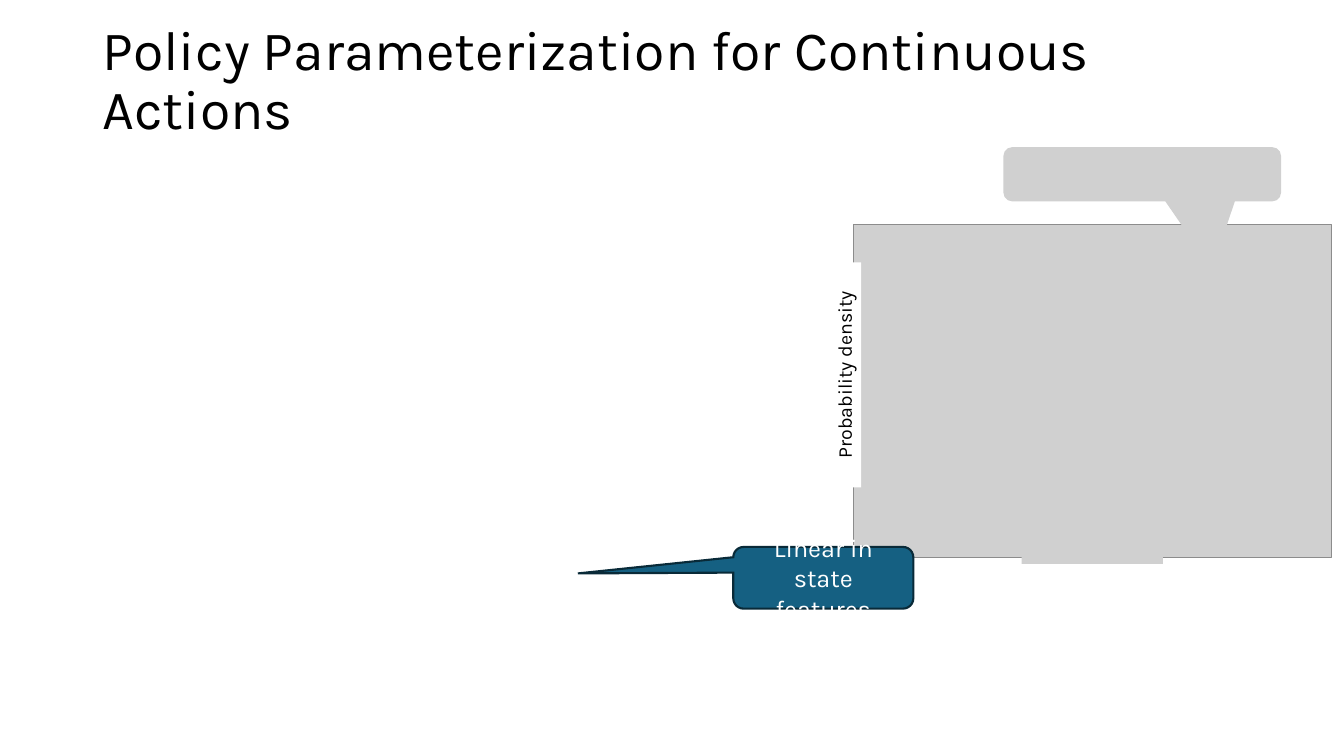
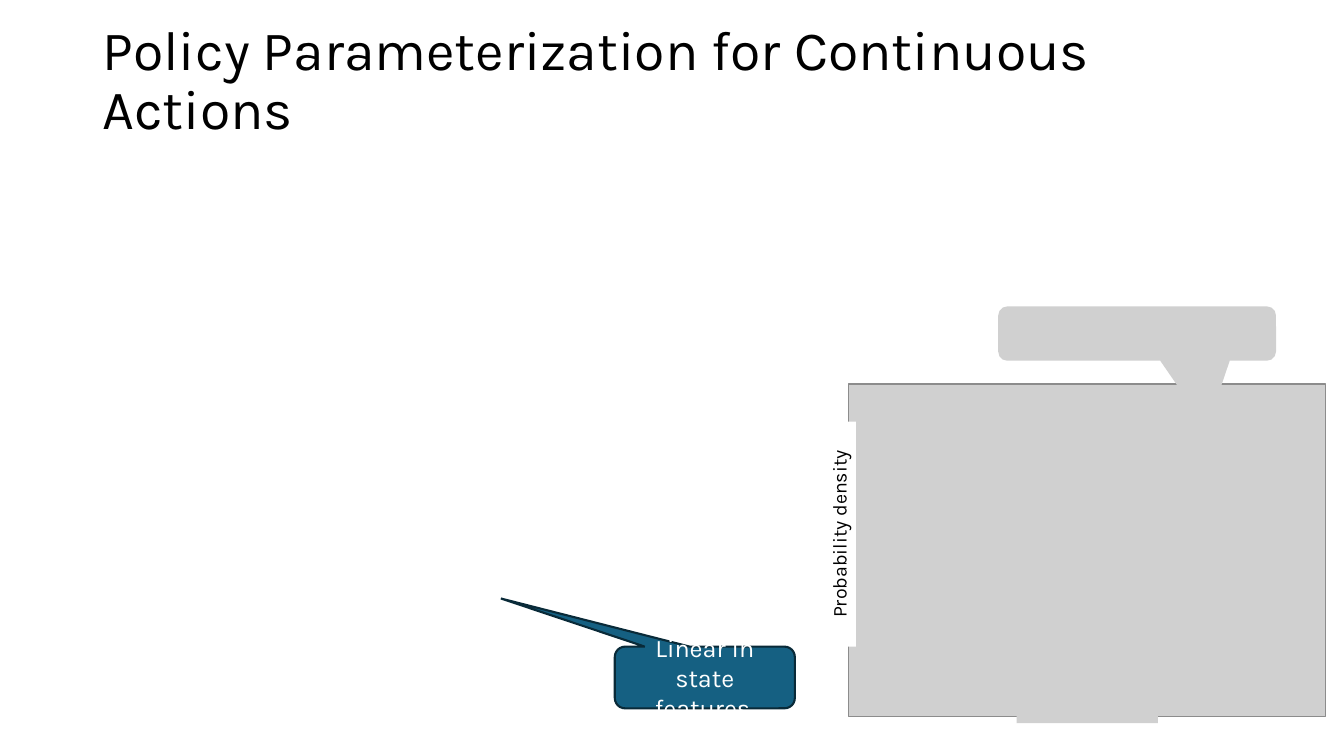
Before and after one commit to mhahsler/Introduction_to_Reinforcement_Learning, a slide deck: slide 17 of slides/Lecture_Chapter13.pptx (slide 15 before the commit). Drawn at 1344x756 pixels with LibreOffice and Linux fonts; fonts in the diff are those of the drawing; grey boxes stand for pictures. Boxes give left, top, right and bottom in pixels: in the first picture for what was removed or moved away, otherwise in the second. Text is boxed around its words. In the diff, an @@ line names an element or a change of style, - is before the commit and + after.

```diff
--- a/slides/Lecture_Chapter13.pptx
+++ b/slides/Lecture_Chapter13.pptx
@@ picture removed at [1003,147,1281,202] @@
@@ picture added at [998,307,1276,361] @@
@@ 2 pictures, 1 rectangle: place and size @@
-2 pictures, 1 rectangle at [827,225,1332,565]
+2 pictures, 1 rectangle at [822,384,1327,724]
@@ rounded speech box "Linear in state features.": place and size @@
-rounded speech box "Linear in state features." at [733,547,913,609]
+rounded speech box "Linear in state features." at [615,647,796,709]
@@ rounded speech box "Linear in state features." at [615,647,796,709]: proportions changed @@
@@ text in rounded speech box at [655,634,755,710]: text changed @@
-Linear in state features
+Linear in state features.
```
Also in this commit, not shown: 8 other slides changed, 3 slides added, 1 slide removed, 3 other files.
